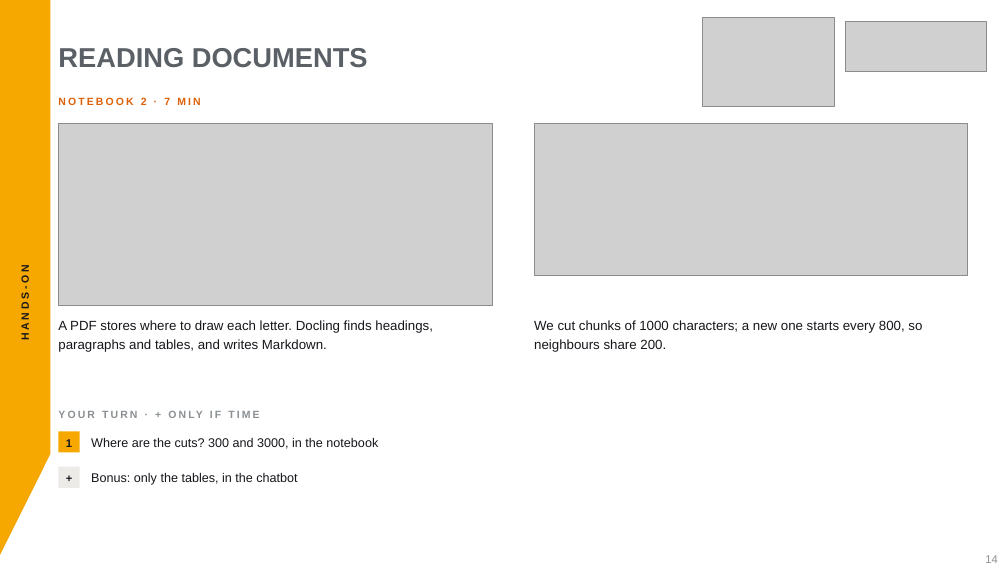
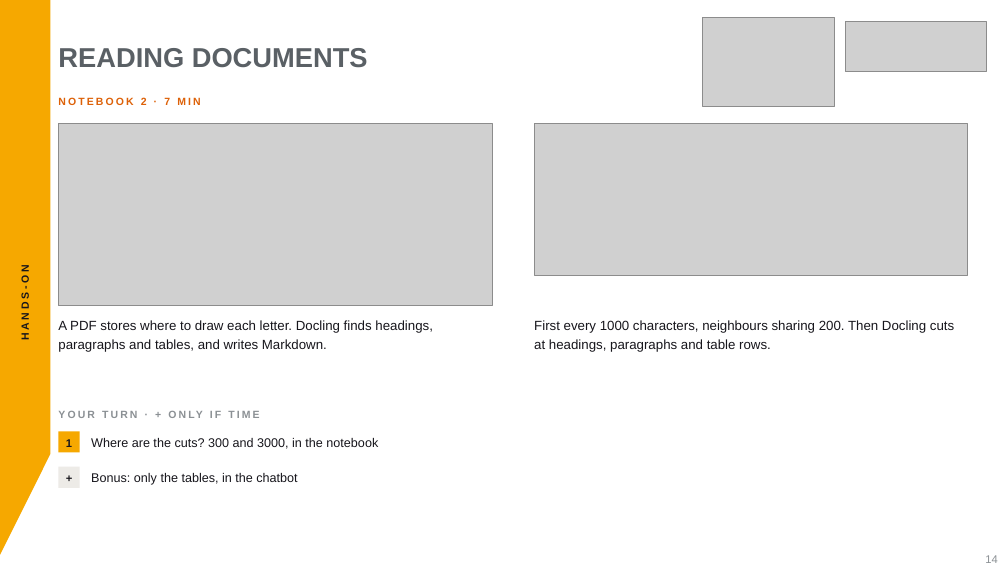
Before and after one commit to aihpi/workshop-rag-basics, a slide deck: slide 14 of slides/rag-workshop.pptx. Drawn at 1008x578 pixels with LibreOffice and Linux fonts; fonts in the diff are those of the drawing; grey boxes stand for pictures. Boxes give left, top, right and bottom in pixels: in the first picture for what was removed or moved away, otherwise in the second. Text is boxed around its words. In the diff, an @@ line names an element or a change of style, - is before the commit and + after.

```diff
--- a/slides/rag-workshop.pptx
+++ b/slides/rag-workshop.pptx
@@ text at bbox=[534, 320, 954, 352]: text changed @@
-We cut chunks of 1000 characters; a new one starts every 800, so neighbours share 200.
+First every 1000 characters, neighbours sharing 200. Then Docling cuts at headings, paragraphs and table rows.
```
Also in this commit, not shown: 4 other slides changed, 10 other files.
